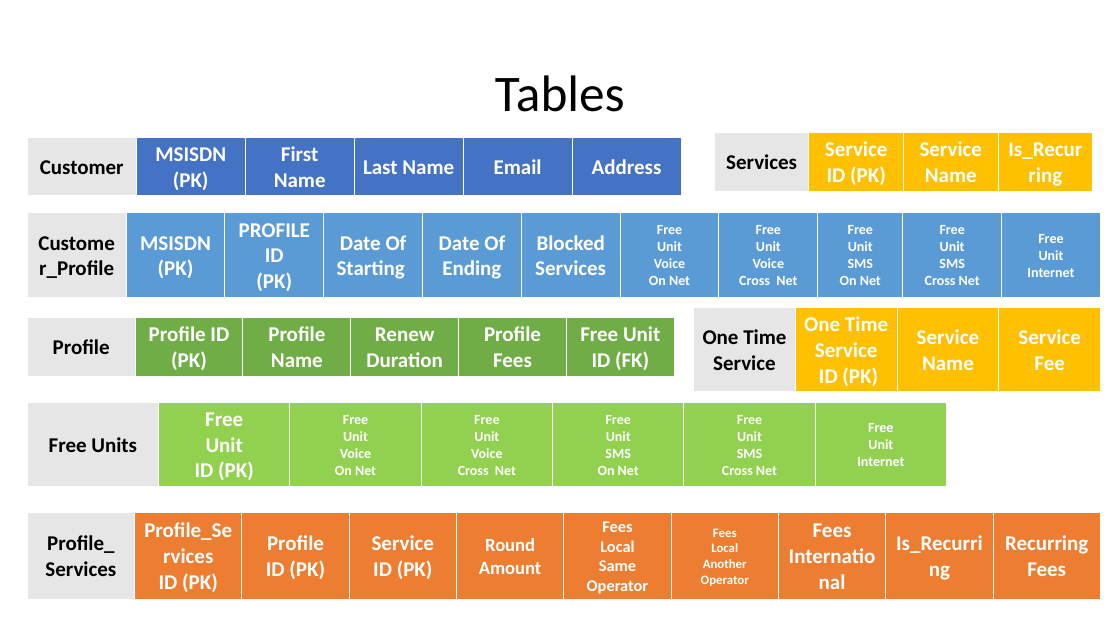
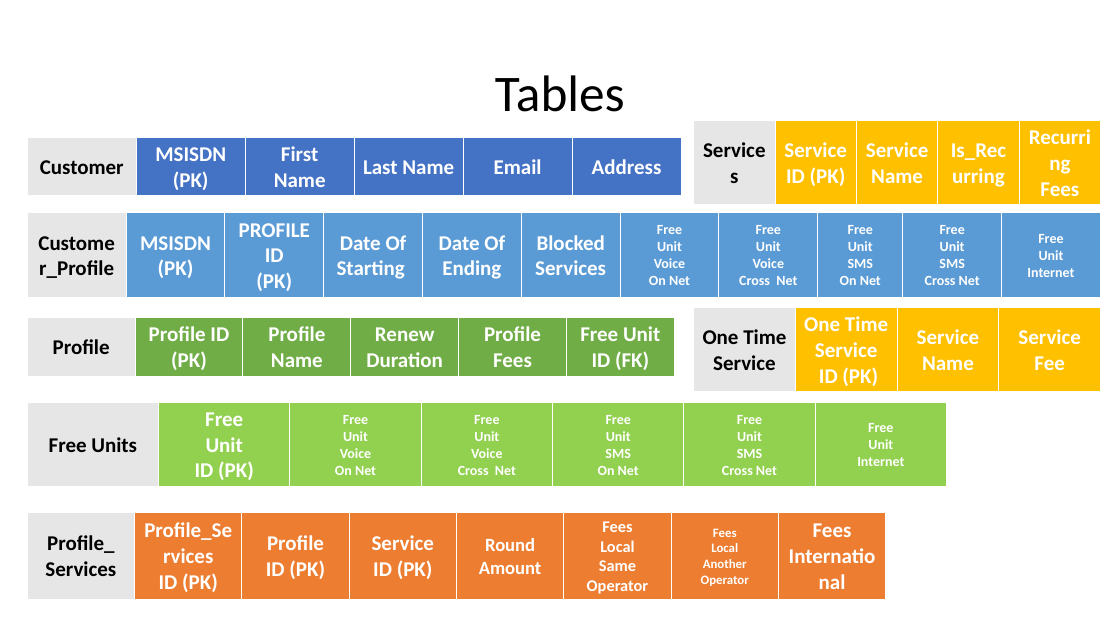
Before and after one commit to qazs13/Billing-Project, a slide deck: slide 5 of Database Documentation/Database Documentation.pptx. Drawn at 1120x630 pixels with LibreOffice and Linux fonts; fonts in the diff are those of the drawing. Boxes give left, top, right and bottom in pixels: in the first picture for what was removed or moved away, otherwise in the second. Text is boxed around its words. In the diff, an @@ line names an element or a change of style, - is before the commit and + after.

```diff
--- a/Database Documentation/Database Documentation.pptx
+++ b/Database Documentation/Database Documentation.pptx
@@ table at (694, 121, 1102, 541) @@
+column 5: Recurring Fees
@@ table: place and size @@
-table at (715, 133, 1095, 558)
+table at (694, 121, 1102, 541)
@@ table at (27, 513, 887, 599) @@
-column 9: Is_Recurring
-column 10: Recurring Fees
@@ table: place and size @@
-table at (27, 513, 1102, 599)
+table at (27, 513, 887, 599)
```
Also in this commit, not shown: 1 other file.
